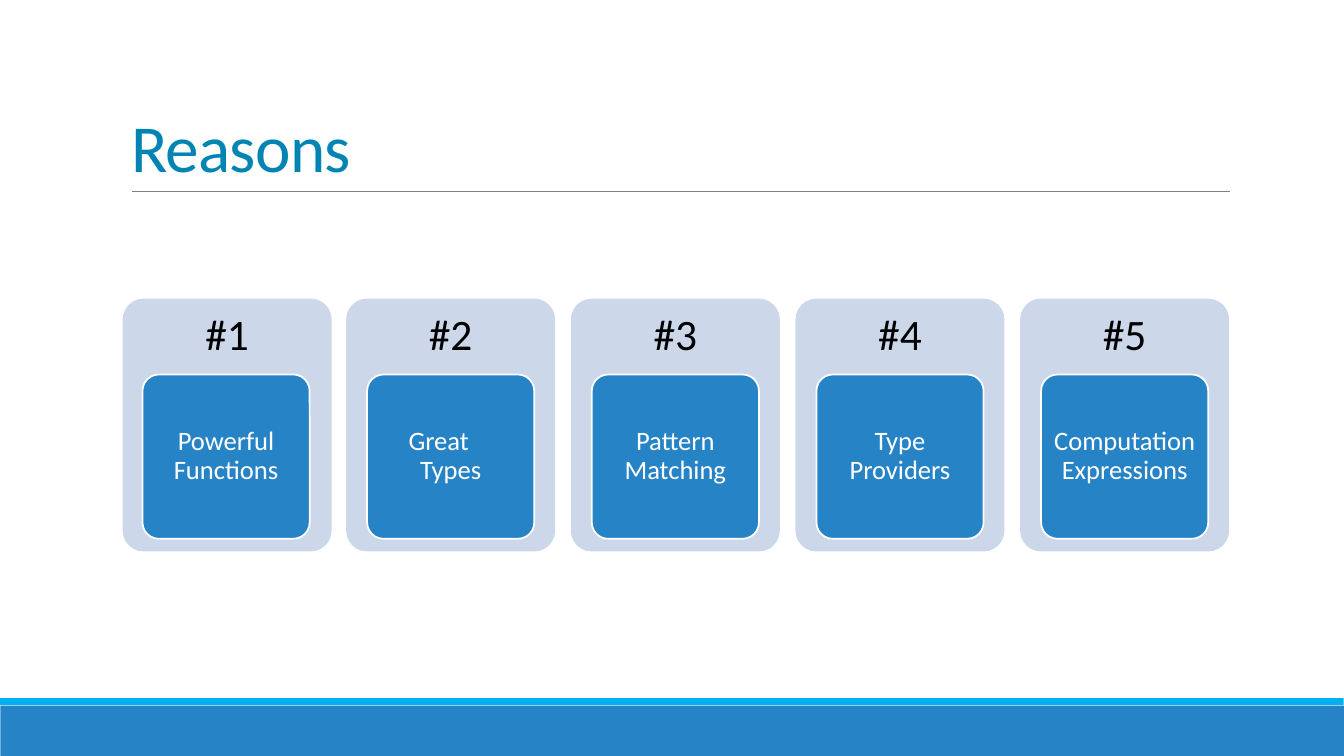
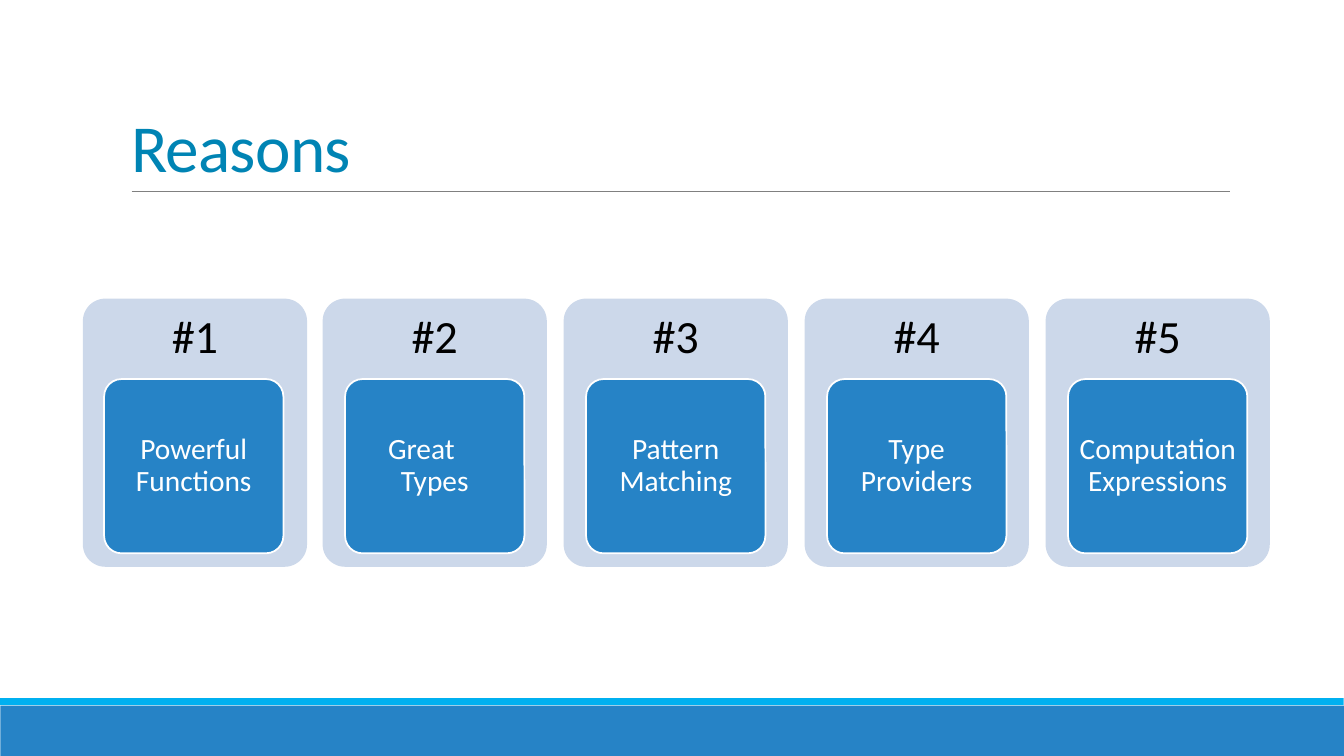
Before and after one commit to jorgef/fivereasons, a slide deck: slide 25 of FiveReasons.pptx. Drawn at 1344x756 pixels with LibreOffice and Linux fonts; fonts in the diff are those of the drawing. Boxes give left, top, right and bottom in pixels: in the first picture for what was removed or moved away, otherwise in the second. Text is boxed around its words. In the diff, an @@ line names an element or a change of style, - is before the commit and + after.

```diff
--- a/FiveReasons.pptx
+++ b/FiveReasons.pptx
@@ text "#1": place and size @@
-text "#1" at [205, 320, 249, 350]
+text "#1" at [172, 321, 218, 353]
@@ rounded rectangle: place and size @@
-rounded rectangle at [123, 298, 332, 552]
+rounded rectangle at [83, 298, 307, 567]
@@ text "#2": place and size @@
-text "#2" at [429, 320, 473, 350]
+text "#2" at [412, 321, 458, 353]
@@ rounded rectangle: place and size @@
-rounded rectangle at [346, 298, 555, 552]
+rounded rectangle at [323, 298, 546, 567]
@@ rounded rectangle: place and size @@
-rounded rectangle at [571, 298, 779, 552]
+rounded rectangle at [564, 298, 787, 567]
@@ text "#4": place and size @@
-text "#4" at [878, 320, 922, 350]
+text "#4" at [894, 321, 940, 353]
@@ rounded rectangle: place and size @@
-rounded rectangle at [796, 298, 1004, 552]
+rounded rectangle at [805, 298, 1028, 567]
@@ size 31 to 33 pt in 5 elements at [653, 321, 699, 354], [412, 321, 458, 353], [894, 321, 940, 353], [172, 321, 218, 353], [1135, 321, 1181, 354] @@
@@ text "#5": place and size @@
-text "#5" at [1103, 320, 1147, 351]
+text "#5" at [1135, 321, 1181, 354]
@@ rounded rectangle: place and size @@
-rounded rectangle at [1020, 298, 1229, 552]
+rounded rectangle at [1046, 298, 1269, 567]
@@ rounded rectangle: place and size @@
-rounded rectangle at [142, 375, 310, 539]
+rounded rectangle at [104, 379, 283, 554]
@@ text "Powerful Functions": place and size @@
-text "Powerful Functions" at [174, 431, 278, 479]
+text "Powerful Functions" at [136, 438, 252, 492]
@@ rounded rectangle: place and size @@
-rounded rectangle at [367, 375, 534, 539]
+rounded rectangle at [345, 379, 524, 554]
@@ text "Great Types": place and size @@
-text "Great Types" at [409, 432, 481, 484]
+text "Great Types" at [388, 440, 469, 496]
@@ rounded rectangle: place and size @@
-rounded rectangle at [592, 375, 759, 539]
+rounded rectangle at [586, 379, 765, 554]
@@ rounded rectangle: place and size @@
-rounded rectangle at [817, 375, 984, 539]
+rounded rectangle at [827, 379, 1006, 554]
@@ text "Type Providers": place and size @@
-text "Type Providers" at [850, 433, 951, 479]
+text "Type Providers" at [861, 440, 973, 492]
@@ rounded rectangle: place and size @@
-rounded rectangle at [1042, 375, 1209, 539]
+rounded rectangle at [1069, 379, 1248, 554]
@@ size 19 to 21 pt in 5 elements at [620, 440, 732, 496], [388, 440, 469, 496], [861, 440, 973, 492], [136, 438, 252, 492], [1080, 438, 1236, 496] @@
@@ text "Computation Expressions": place and size @@
-text "Computation Expressions" at [1054, 431, 1195, 484]
+text "Computation Expressions" at [1080, 438, 1236, 496]
```
Also in this commit, not shown: 3 other slides changed.
